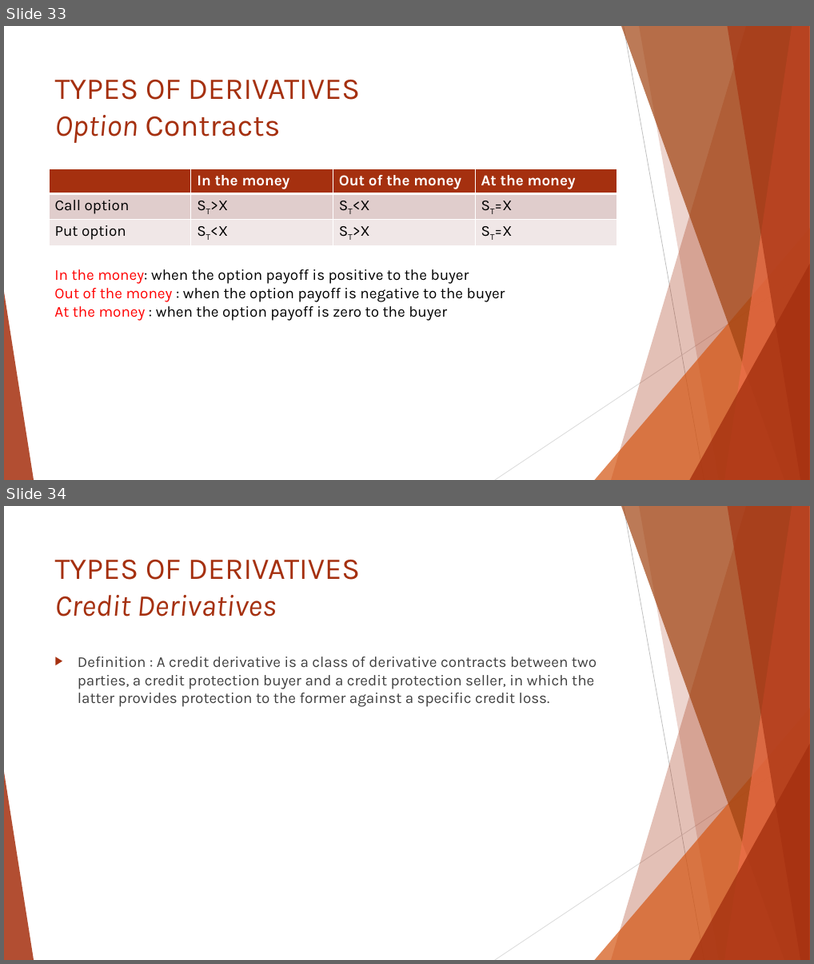
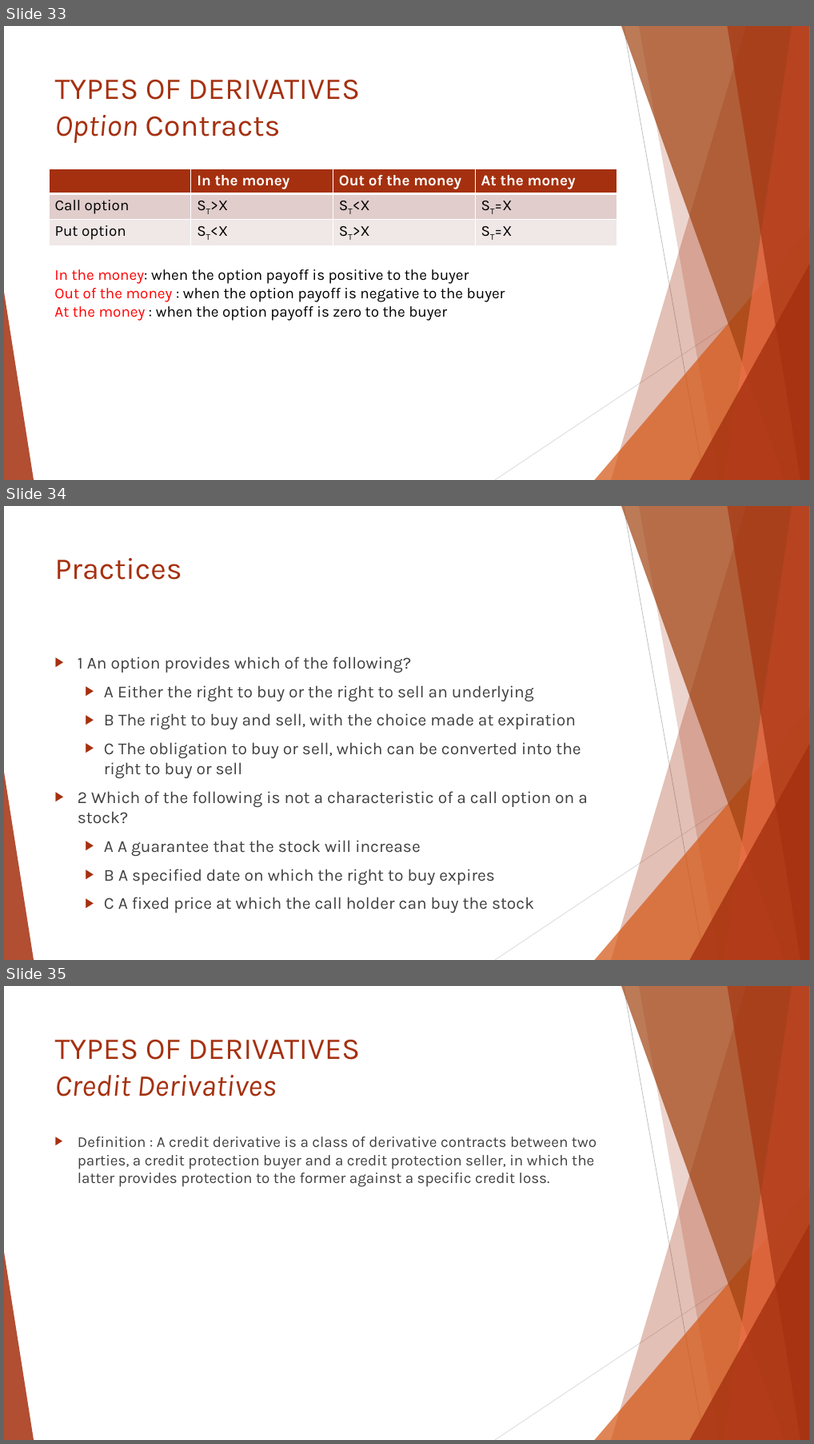
Before and after one commit to Isco0530/data, a slide deck: Reading 45.pptx. Shown one above the other, each under a label of ours: slides 33 and 34 before the commit, slides 33, 34 and 35 after it. The pictures are 814x964 and 814x1444 pixels, drawn with LibreOffice and Linux fonts; fonts in the diff are those of the drawing. Boxes give left, top, right and bottom in pixels: in the first picture for what was removed or moved away, otherwise in the second. Text is boxed around its words. In the diff, an @@ line names an element or a change of style, - is before the commit and + after.

```diff
--- a/Reading 45.pptx
+++ b/Reading 45.pptx
@@ slide 34 added at bbox=[4, 506, 810, 960], background #FFFFFF; not listed: 10 template elements that a slide beside it also shows @@
@@ title added at bbox=[55, 558, 182, 580], 36 pt, text #A5300F @@
+Practices
@@ text added at bbox=[78, 656, 588, 912], 20 pt, text #404040 @@
+▶ 1 An option provides which of the following?
+  ▶ A Either the right to buy or the right to sell an underlying
+  ▶ B The right to buy and sell, with the choice made at expiration
+  ▶ C The obligation to buy or sell, which can be converted into the right to buy or sell
+▶ 2 Which of the following is not a characteristic of a call option on a stock?
+  ▶ A A guarantee that the stock will increase
+  ▶ B A specified date on which the right to buy expires
+  ▶ C A fixed price at which the call holder can buy the stock
@@ what was slide 34 is now slide 35 @@
```
Also in this commit, not shown: 3 slides changed.
